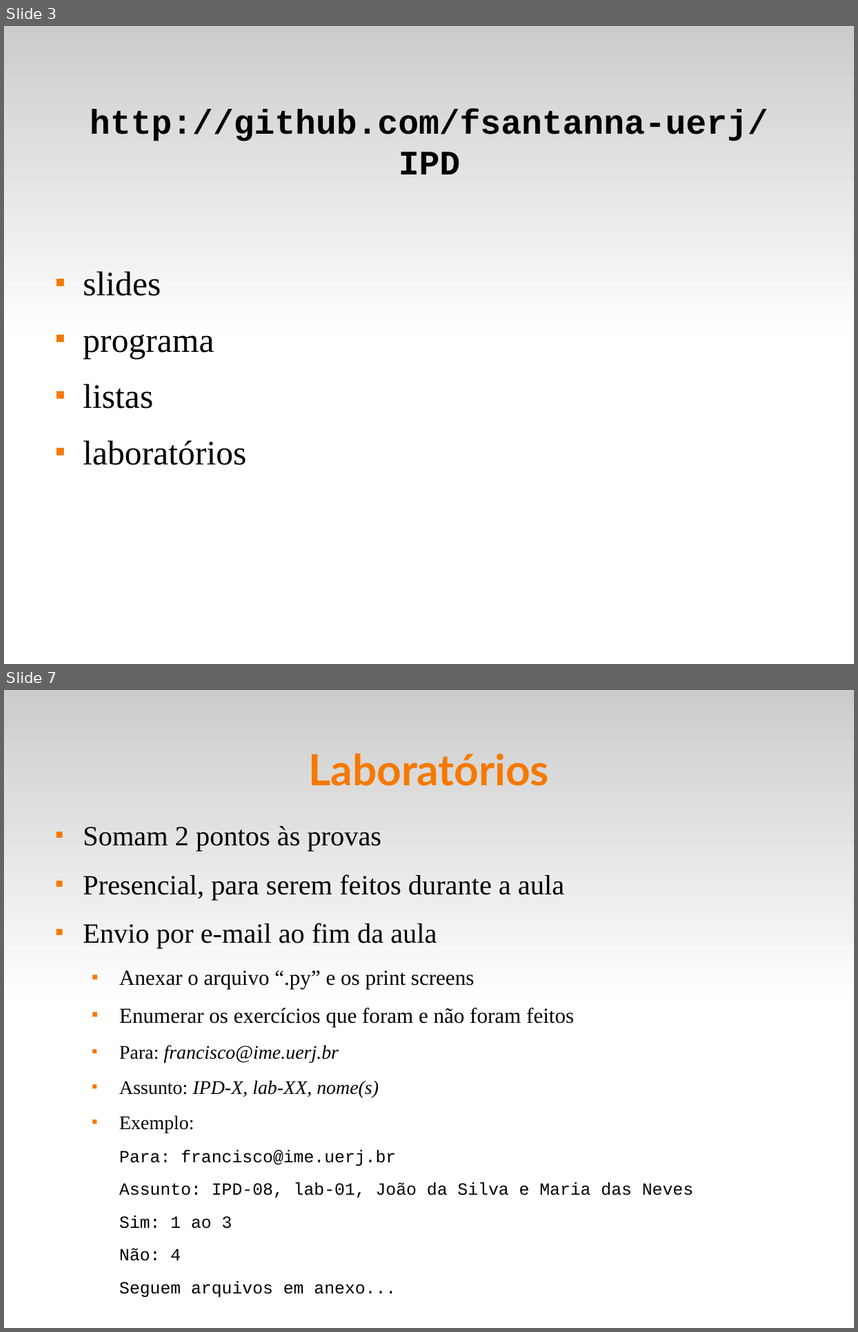
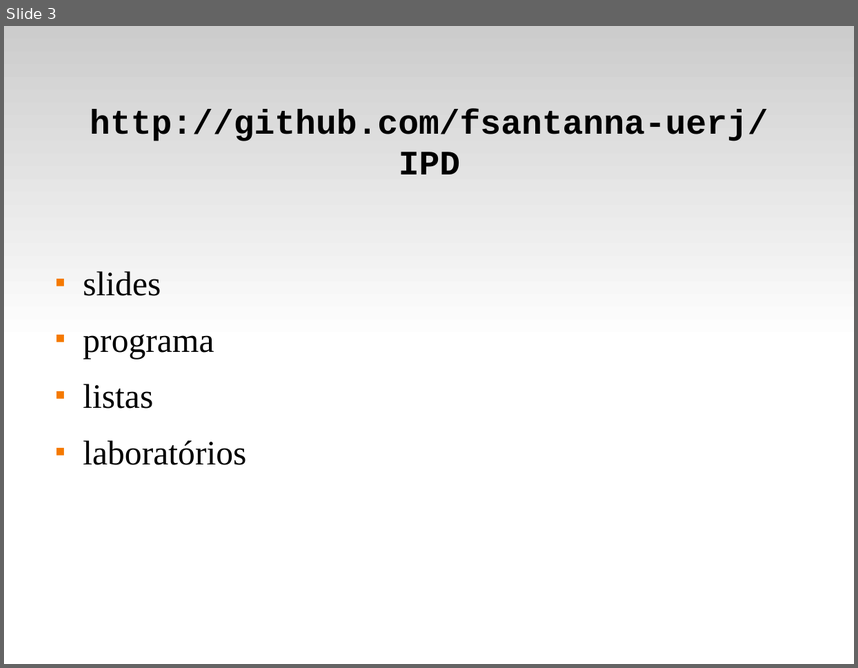
Before and after one commit to fsantanna-uerj/IPD, a slide deck: slides/ipd-00.odp. Shown one above the other, each under a label of ours: slides 3 and 7 before the commit, slide 3 after it; the slides between them are not shown. The pictures are 858x1332 and 858x668 pixels, drawn with LibreOffice and Linux fonts; fonts in the diff are those of the drawing. Boxes give left, top, right and bottom in pixels: in the first picture for what was removed or moved away, otherwise in the second. Text is boxed around its words. In the diff, an @@ line names an element or a change of style, - is before the commit and + after.

```diff
--- a/slides/ipd-00.odp
+++ b/slides/ipd-00.odp
@@ slide 7 removed at box(4, 690, 854, 1328), background #FFFFFF; not listed: 1 template element that a slide beside it also shows @@
@@ title removed at box(309, 753, 550, 786) @@
-Laboratórios
@@ text removed at box(83, 826, 693, 1297) @@
-■ Somam 2 pontos às provas
-■ Presencial, para serem feitos durante a aula
-■ Envio por e-mail ao fim da aula
-  ■ Anexar o arquivo “.py” e os print screens
-  ■ Enumerar os exercícios que foram e não foram feitos
-  ■ Para: francisco@ime.uerj.br
-  ■ Assunto: IPD-X, lab-XX, nome(s)
-  ■ Exemplo:
-  Para: francisco@ime.uerj.br
-  Assunto: IPD-08, lab-01, João da Silva e Maria das Neves
-  Sim: 1 ao 3
-  Não: 4
-  Seguem arquivos em anexo...
```
Also in this commit, not shown: 4 slides changed, 1 slide added, 5 other slides removed, 7 other files.
